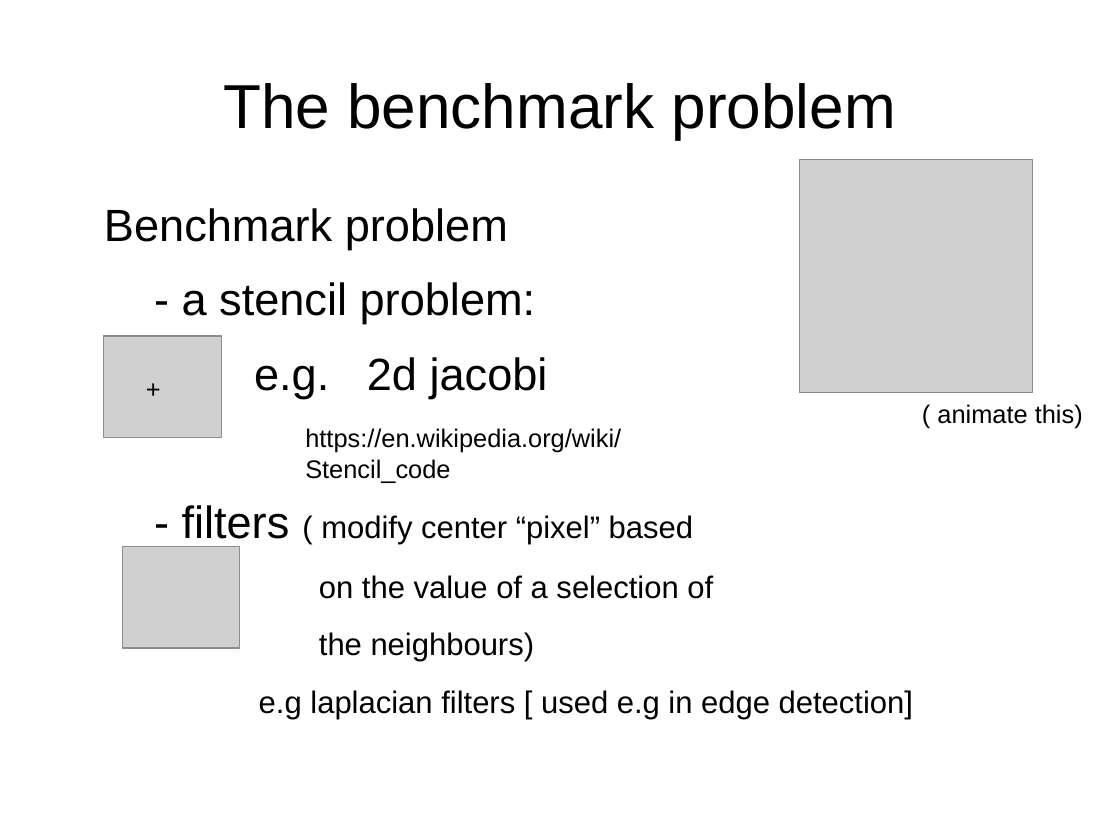
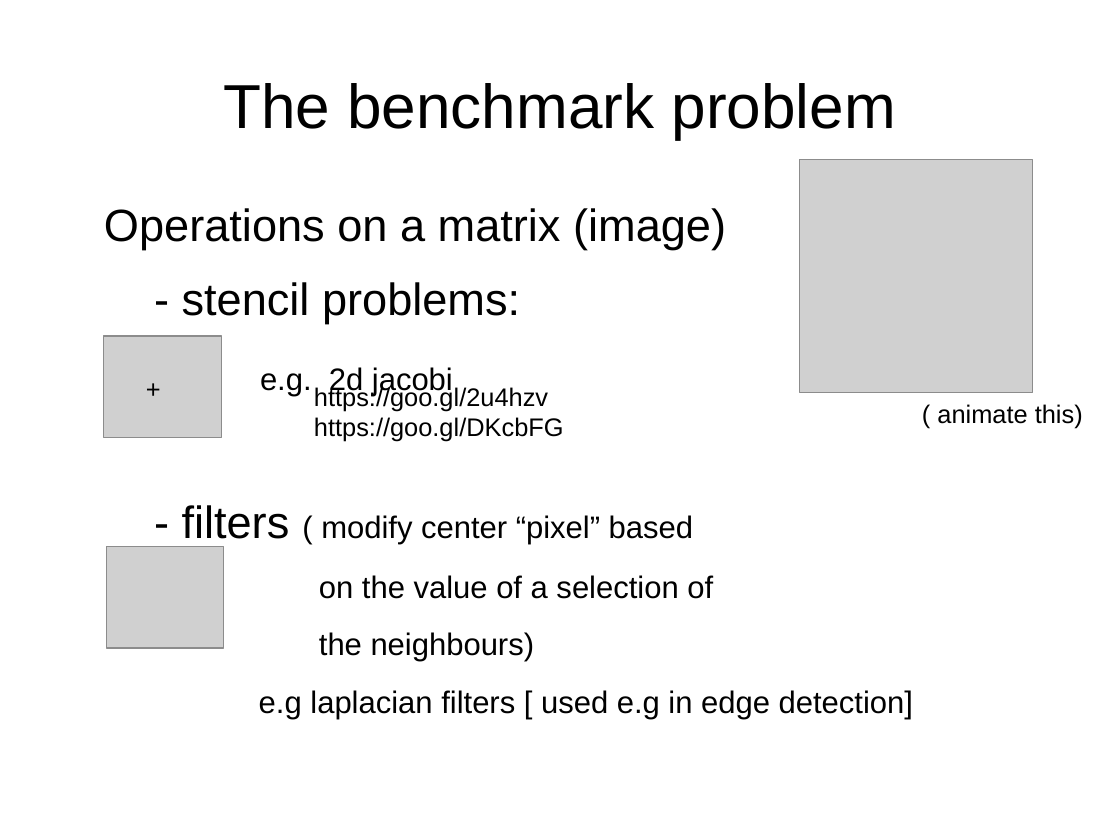
Before and after one commit to mherkazandjian/python_optimization_demo, a slide deck: slide 2 of 2017-10-11-developer_workshop_4_hans_on_optmization_with_python.odp. Drawn at 1120x840 pixels with LibreOffice and Linux fonts; fonts in the diff are those of the drawing; grey boxes stand for pictures. Boxes give left, top, right and bottom in pixels: in the first picture for what was removed or moved away, otherwise in the second. Text is boxed around its words. In the diff, an @@ line names an element or a change of style, - is before the commit and + after.

```diff
--- a/2017-10-11-developer_workshop_4_hans_on_optmization_with_python.odp
+++ b/2017-10-11-developer_workshop_4_hans_on_optmization_with_python.odp
@@ text at [104, 208, 726, 324]: text changed @@
-Benchmark problem
-- a stencil problem:
+Operations on a matrix (image)
+- stencil problems:
@@ text at [260, 367, 453, 396]: size 32 to 22 pt in "e.g. 2d jacobi" @@
@@ text at [314, 385, 564, 442]: text changed @@
-https://en.wikipedia.org/wiki/Stencil_code
+https://goo.gl/2u4hzv
+https://goo.gl/DKcbFG
@@ picture: place and size @@
-picture at [123, 547, 241, 648]
+picture at [107, 547, 225, 648]
```
Also in this commit, not shown: 5 other slides changed, 11 slides added, 1 slide removed, 7 other files.
